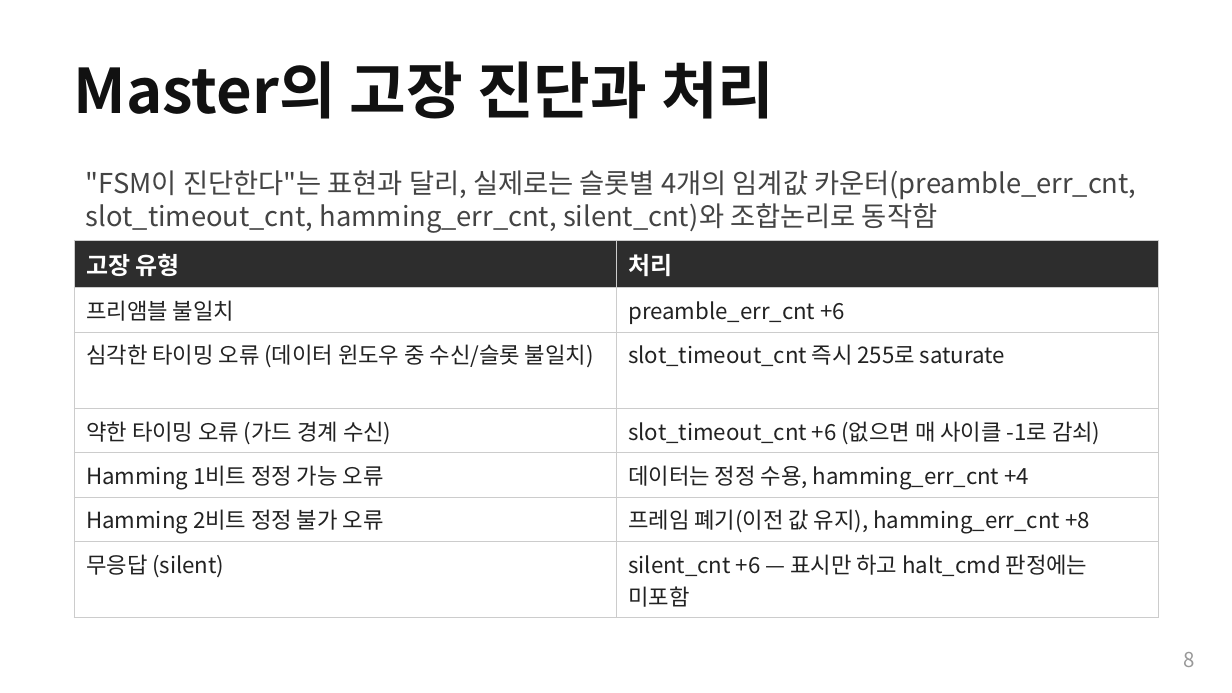
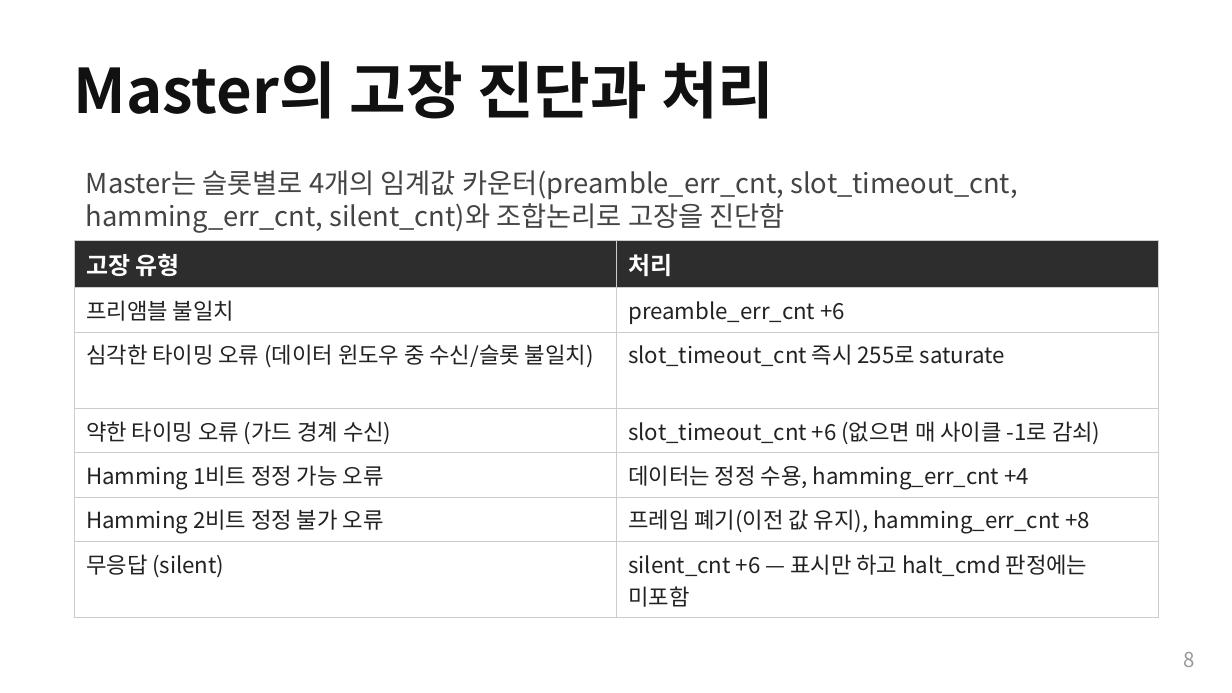
Before and after one commit to Woodong02/SoC_Design_and_Programming, a slide deck: slide 8 of section3_part2_internals.pptx. Drawn at 1232x693 pixels with LibreOffice and Linux fonts; fonts in the diff are those of the drawing. Boxes give left, top, right and bottom in pixels: in the first picture for what was removed or moved away, otherwise in the second. Text is boxed around its words. In the diff, an @@ line names an element or a change of style, - is before the commit and + after.

```diff
--- a/section3_part2_internals.pptx
+++ b/section3_part2_internals.pptx
@@ text at box(86, 170, 1019, 233): text changed @@
-"FSM이 진단한다"는 표현과 달리, 실제로는 슬롯별 4개의 임계값 카운터(preamble_err_cnt, slot_timeout_cnt, hamming_err_cnt, silent_cnt)와 조합논리로 동작함
+Master는 슬롯별로 4개의 임계값 카운터(preamble_err_cnt, slot_timeout_cnt, hamming_err_cnt, silent_cnt)와 조합논리로 고장을 진단함
```
Also in this commit, not shown: 2 other slides changed, 1 other file.
